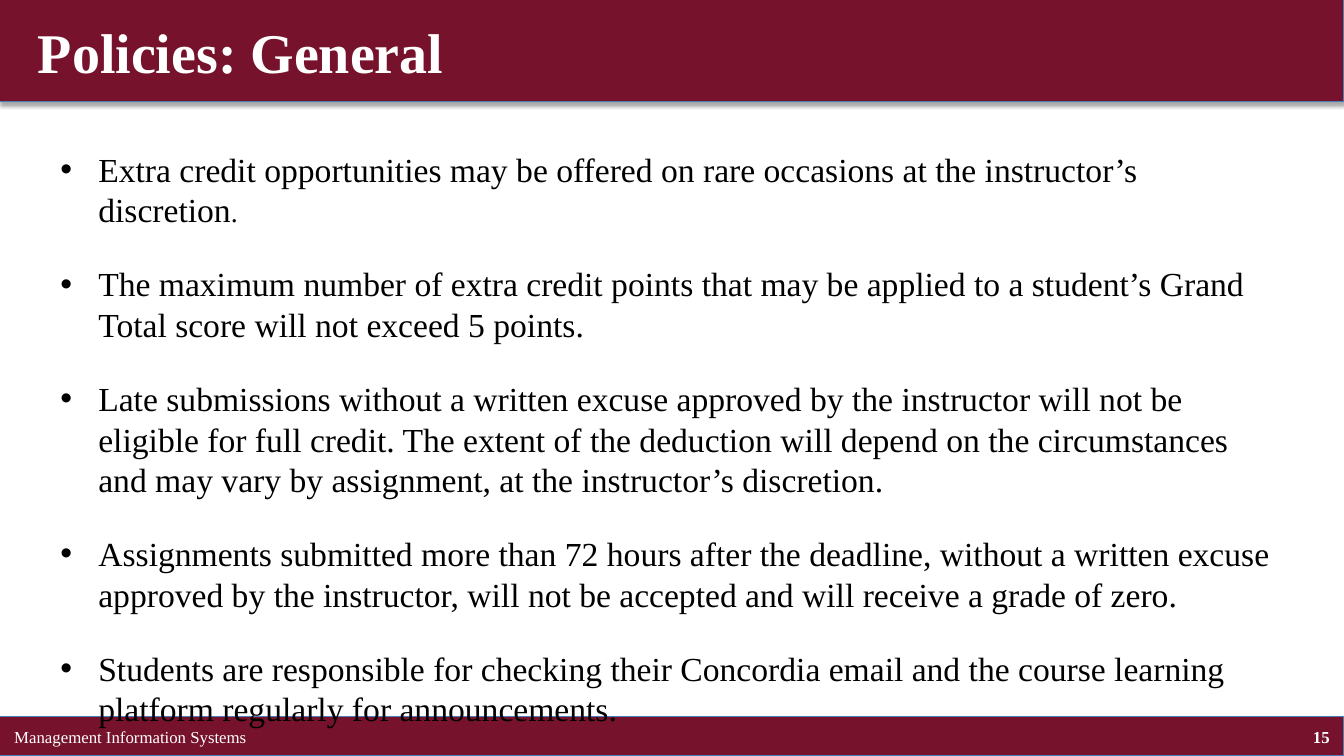
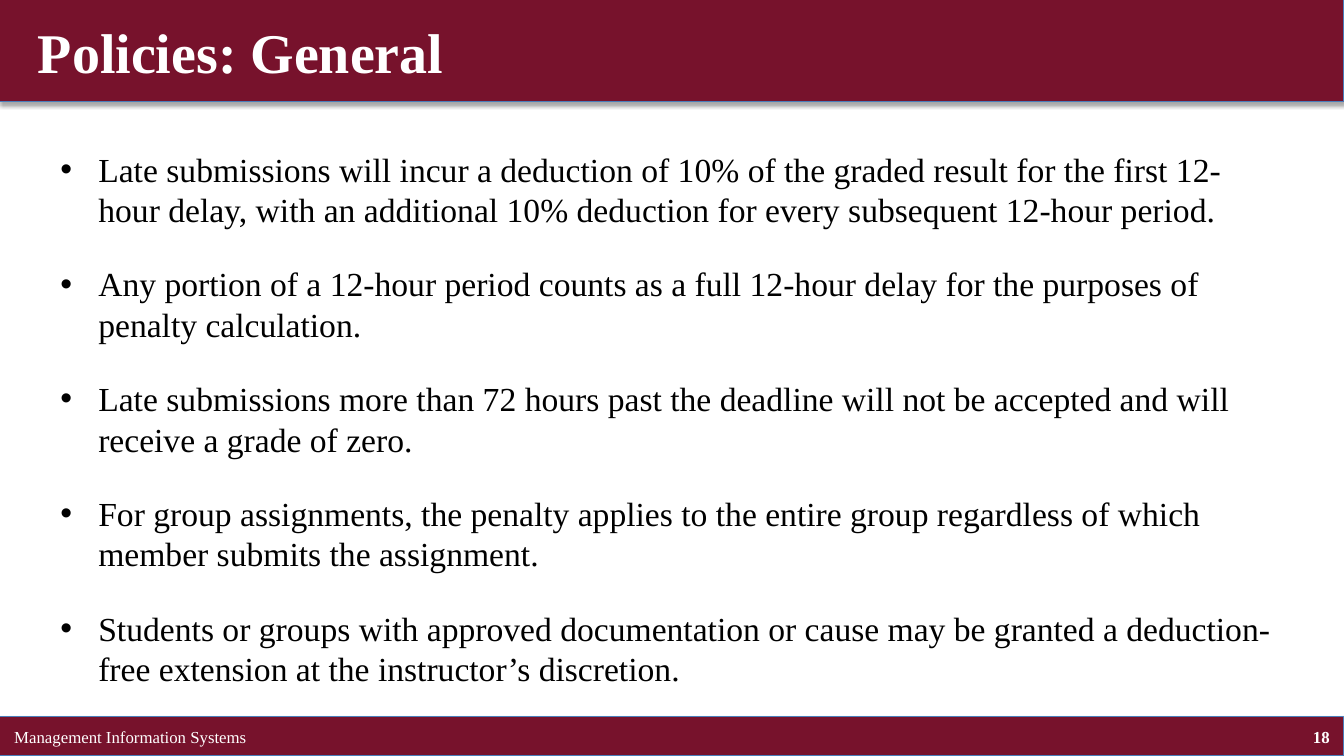
Before and after one commit to brianhwpark/brianhwpark.github.io, a slide deck: slide 18 of files/teaching-resources/concordiacollege-busn-315/busn-315-lecture-note/busn315-ch00.pptx (slide 15 before the commit). Drawn at 1344x756 pixels with LibreOffice and Linux fonts; fonts in the diff are those of the drawing. Boxes give left, top, right and bottom in pixels: in the first picture for what was removed or moved away, otherwise in the second. Text is boxed around its words. In the diff, an @@ line names an element or a change of style, - is before the commit and + after.

```diff
--- a/files/teaching-resources/concordiacollege-busn-315/busn-315-lecture-note/busn315-ch00.pptx
+++ b/files/teaching-resources/concordiacollege-busn-315/busn-315-lecture-note/busn315-ch00.pptx
@@ text at [98,158,1270,682]: text changed @@
-• Extra credit opportunities may be offered on rare occasions at the instructor’s discretion.
-• The maximum number of extra credit points that may be applied to a student’s Grand Total score will not exceed 5 points.
-• Late submissions without a written excuse approved by the instructor will not be eligible for full credit. The extent of the deduction will depend on the circumstances and may vary by assignment, at the instructor’s discretion.
-• Assignments submitted more than 72 hours after the deadline, without a written excuse approved by the instructor, will not be accepted and will receive a grade of zero.
-• Students are responsible for checking their Concordia email and the course learning platform regularly for announcements.
+• Late submissions will incur a deduction of 10% of the graded result for the first 12-hour delay, with an additional 10% deduction for every subsequent 12-hour period.
+• Any portion of a 12-hour period counts as a full 12-hour delay for the purposes of penalty calculation.
+• Late submissions more than 72 hours past the deadline will not be accepted and will receive a grade of zero.
+• For group assignments, the penalty applies to the entire group regardless of which member submits the assignment.
+• Students or groups with approved documentation or cause may be granted a deduction-free extension at the instructor’s discretion.
@@ page number at [1313,732,1330,743]: text changed @@
-15
+18
```
Also in this commit, not shown: 8 other slides changed, 7 slides added, 10 other files.
